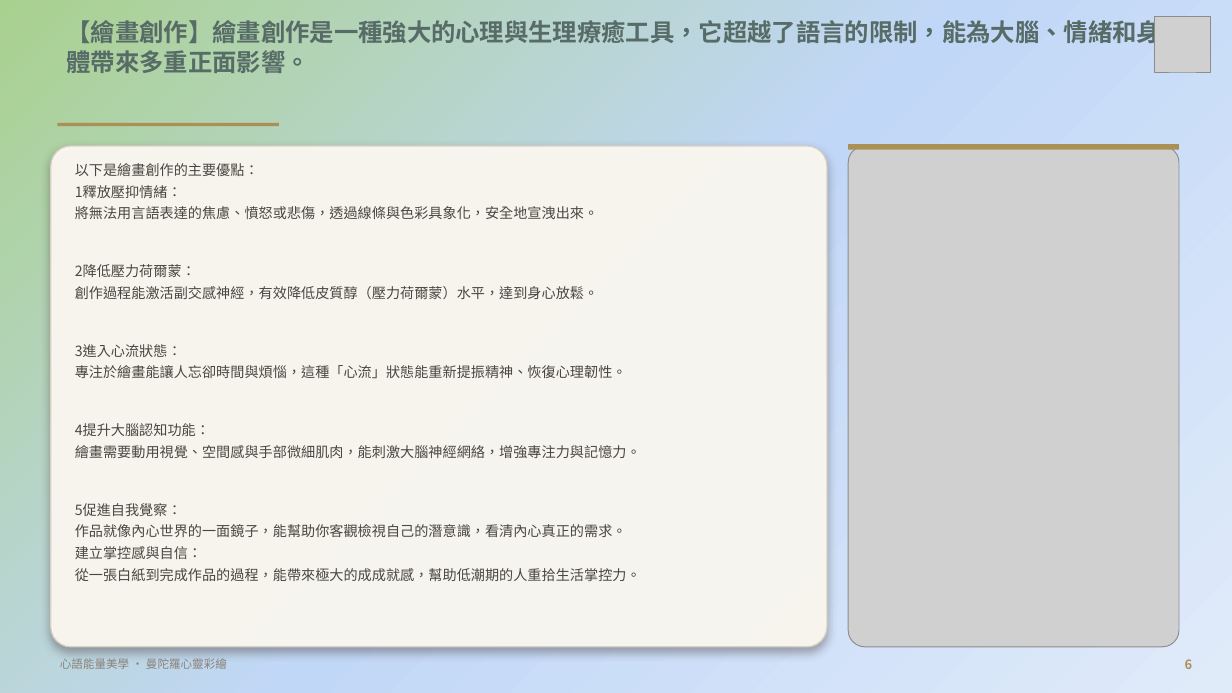
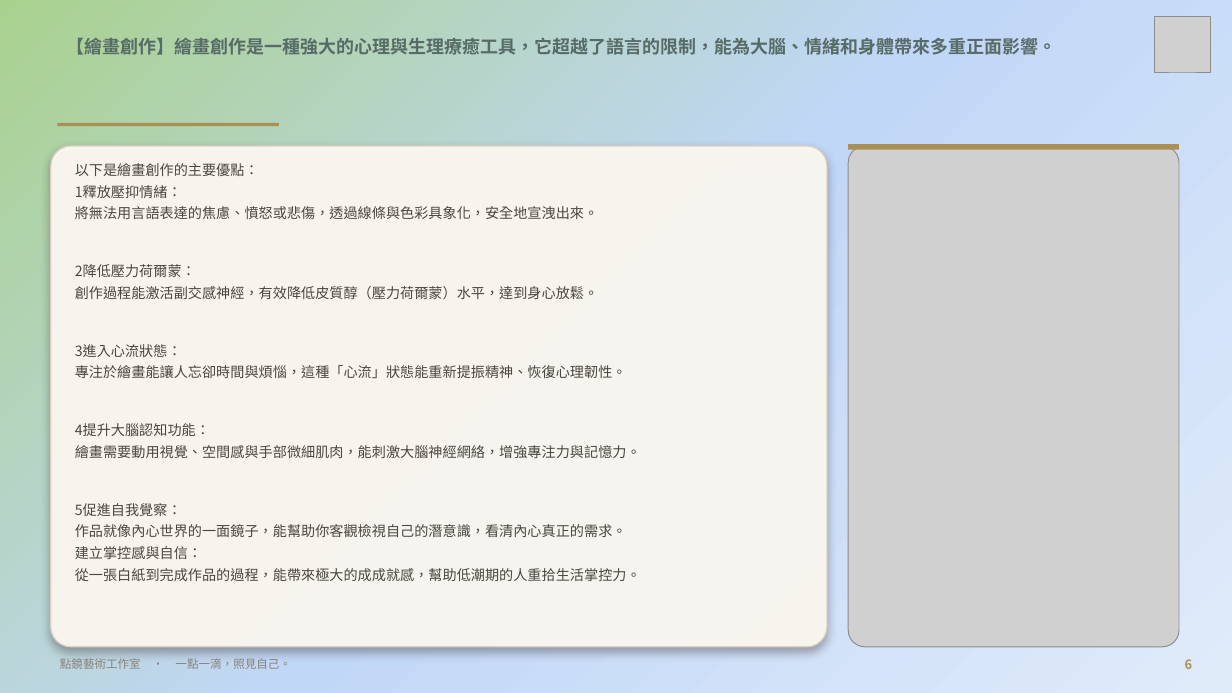
Before and after one commit to serina168/mandala-beginner, a slide deck: slide 6 of 繽紛五感體驗曼陀羅書籤畫_課程大綱.pptx. Drawn at 1232x693 pixels with LibreOffice and Linux fonts; fonts in the diff are those of the drawing; grey boxes stand for pictures; background and template pictures are left out. Boxes give left, top, right and bottom in pixels: in the first picture for what was removed or moved away, otherwise in the second. Text is boxed around its words. In the diff, an @@ line names an element or a change of style, - is before the commit and + after.

```diff
--- a/繽紛五感體驗曼陀羅書籤畫_課程大綱.pptx
+++ b/繽紛五感體驗曼陀羅書籤畫_課程大綱.pptx
@@ title "【繪畫創作】繪畫創作是一種強大的心理與生理療癒工具，它超越了語言的限制，能為大腦、情緒和身體帶來多重正面影響。" at (67, 35, 1057, 59): size 19 to 14 pt @@
@@ text at (60, 658, 291, 669): text changed @@
-心語能量美學 ‧ 曼陀羅心靈彩繪
+點鏡藝術工作室 ‧ 一點一滴，照見自己。
```
Also in this commit, not shown: 34 other slides changed, 1 other file.
